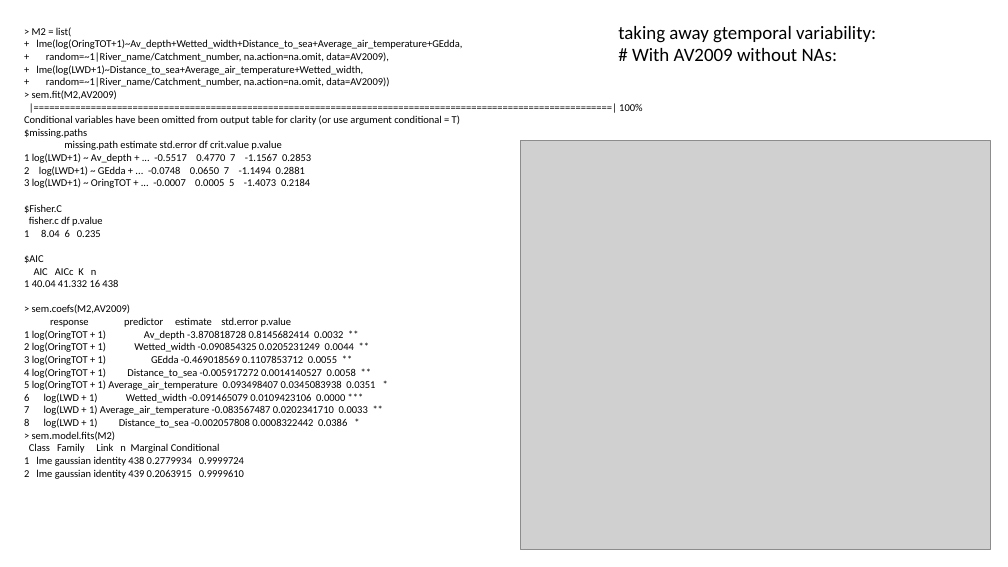
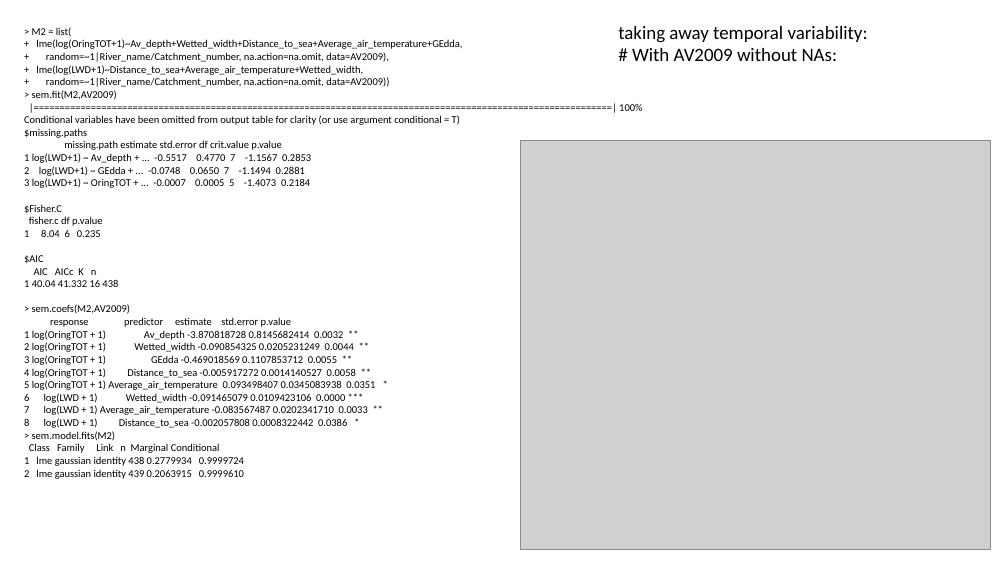
Before and after one commit to SerenaDonadi/Dod-ved, a slide deck: slide 29 of Electrofish data/LWD_analyses.pptx (slide 23 before the commit). Drawn at 1008x567 pixels with LibreOffice and Linux fonts; fonts in the diff are those of the drawing; grey boxes stand for pictures. Boxes give left, top, right and bottom in pixels: in the first picture for what was removed or moved away, otherwise in the second. Text is boxed around its words. In the diff, an @@ line names an element or a change of style, - is before the commit and + after.

```diff
--- a/Electrofish data/LWD_analyses.pptx
+++ b/Electrofish data/LWD_analyses.pptx
@@ text at [618, 26, 868, 43]: text changed @@
-taking away gtemporal variability:
+taking away temporal variability:
```
Also in this commit, not shown: 6 other slides changed, 7 slides added, 1 slide removed, 1 other file.
